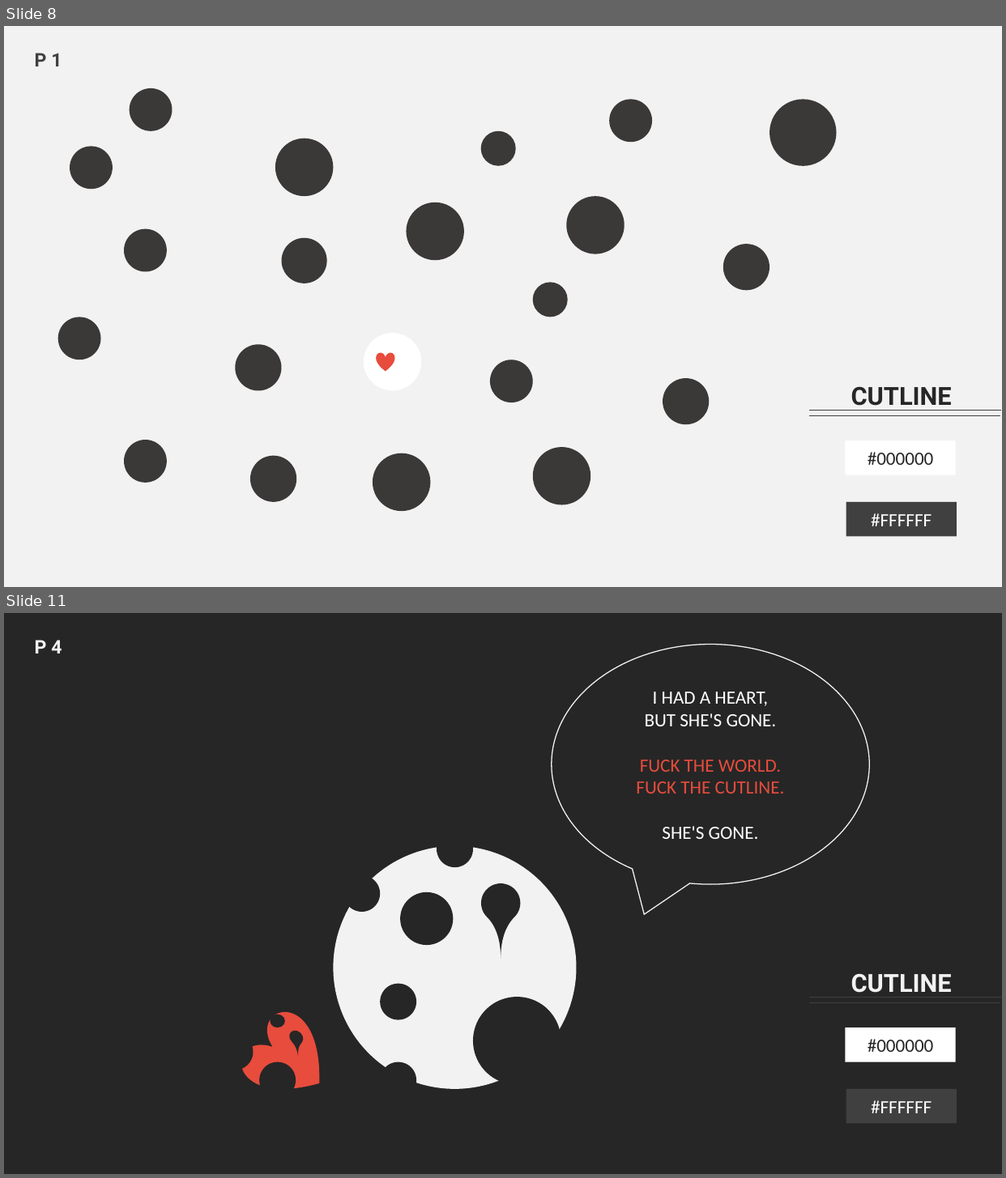
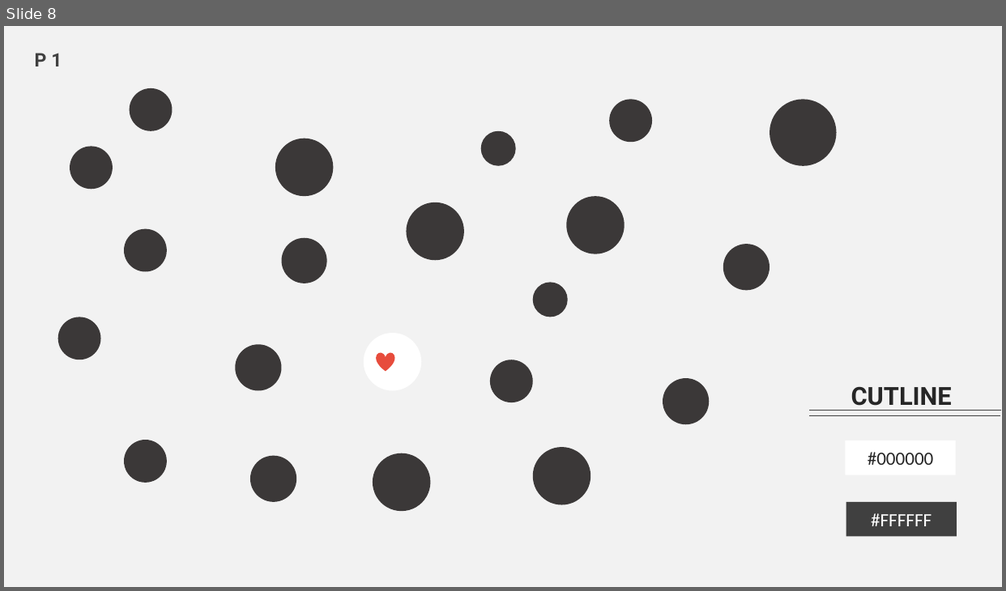
Before and after one commit to cymurus/shitdesign, a slide deck: grande.pptx. Shown one above the other, each under a label of ours: slides 8 and 11 before the commit, slide 8 after it; the slides between them are not shown. The pictures are 1006x1178 and 1006x591 pixels, drawn with LibreOffice and Linux fonts; fonts in the diff are those of the drawing. Boxes give left, top, right and bottom in pixels: in the first picture for what was removed or moved away, otherwise in the second. Text is boxed around its words. In the diff, an @@ line names an element or a change of style, - is before the commit and + after.

```diff
--- a/grande.pptx
+++ b/grande.pptx
@@ slide 11 removed at <box>4,613,1002,1174</box>, background #262626 @@
@@ text removed at <box>35,640,62,653</box> @@
-P 4
@@ speech bubble removed at <box>552,645,869,884</box> @@
-I HAD A HEART,
-BUT SHE'S GONE.
-FUCK THE WORLD.
-FUCK THE CUTLINE.
-SHE'S GONE.
@@ ellipse removed at <box>223,831,259,867</box> @@
@@ ellipse removed at <box>437,831,473,867</box> @@
@@ ellipse removed at <box>334,845,577,1089</box> @@
@@ ellipse removed at <box>344,875,381,913</box> @@
@@ teardrop removed at <box>473,876,528,931</box> @@
@@ ellipse removed at <box>400,892,454,945</box> @@
@@ text removed at <box>851,974,952,993</box> @@
-CUTLINE
@@ ellipse removed at <box>380,983,416,1020</box> @@
@@ ellipse removed at <box>473,997,562,1085</box> @@
@@ line removed from (809, 997) to (1001, 997) @@
@@ heart removed at <box>233,1003,343,1114</box> @@
@@ ellipse removed at <box>270,1015,285,1029</box> @@
@@ line removed from (809, 1003) to (1000, 1003) @@
@@ ellipse removed at <box>216,1033,253,1071</box> @@
@@ teardrop removed at <box>287,1028,306,1047</box> @@
@@ rectangle removed at <box>846,1028,957,1063</box> @@
-#000000
@@ ellipse removed at <box>259,1063,296,1099</box> @@
@@ ellipse removed at <box>380,1063,416,1099</box> @@
@@ rectangle removed at <box>846,1089,957,1123</box> @@
-#FFFFFF
```
Also in this commit, not shown: 3 slides added, 2 other slides removed, 32 other files.
